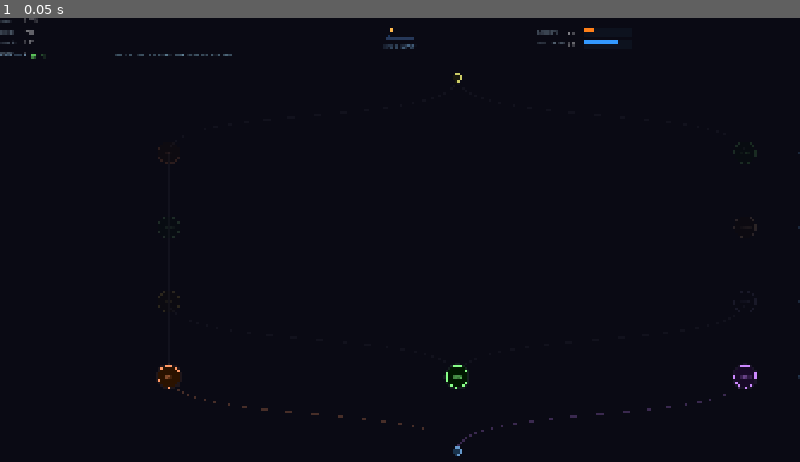
Above: before the commit, frame 1.
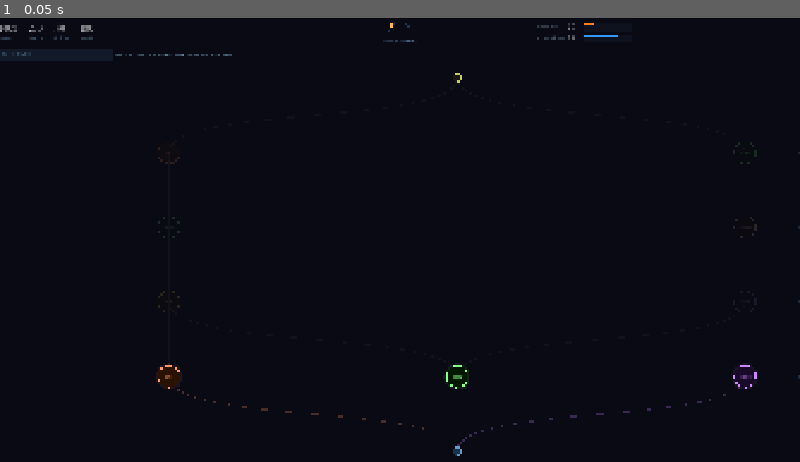
Above: after the commit, the same moment.

Repository: mcgrj/deadreckoning
Game: Godot game, scene res://src/ui/RunScene.tscn
The game is run twice, just before and just after one commit, with the same random seed, the same clock (stepped at 60 frames per second) and the same inputs. This scene is started directly instead of the project's main scene.
Inputs:
- Up to frame 1 (0.05 s): no input

The runs differ from the first frame. In frame 1, 0.4% of the frame differs, in the area x 0-78%, y 0-10%.

Commit message:
fix: resolve screenshot 10 — StatsBar horizontal layout and LogPanel polish
- StatsBar: rename _add_stat_row→_add_stat, accept HBoxContainer parent,
  render value (18px) above key label (11px) per stat — horizontal row,
  vertically centred, matching Burden/Command structure on the right
- LogPanel: remove ● LIVE label (always live, redundant)
- LogPanel: replace raw header with opaque ColorRect (0.07,0.10,0.16) +
  HSeparator so the SHIP'S LOG title never bleeds into the entry feed
- LogPanel: add _prepend_tick_header() — prepends "— Day N · DAWN/DUSK —"
  label + HSeparator divider whenever the tick changes, giving the log
  clear tick-group boundaries

Co-Authored-By: Claude Sonnet 4.6 <noreply@anthropic.com>

Diff:
--- a/game/src/ui/LogPanel.gd
+++ b/game/src/ui/LogPanel.gd
@@ -13,6 +13,7 @@
 var _all_entries: Array[Dictionary] = []
 var _entry_container: VBoxContainer
 var _scroll: ScrollContainer
+var _last_rendered_tick: int = -1
 
 
 func _ready() -> void:
@@ -23,23 +24,21 @@
 	vbox.add_theme_constant_override("separation", 0)
 	add_child(vbox)
 
-	# Header
-	var header := HBoxContainer.new()
-	header.custom_minimum_size.y = 26
-	header.add_theme_constant_override("separation", 4)
-	vbox.add_child(header)
+	# Header — solid background so it never bleeds into the scroll feed
+	var header_bg := ColorRect.new()
+	header_bg.color = Color(0.07, 0.10, 0.16)
+	header_bg.custom_minimum_size.y = 30
+	vbox.add_child(header_bg)
 
 	var title_lbl := Label.new()
 	title_lbl.text = "SHIP'S LOG"
 	title_lbl.add_theme_font_size_override("font_size", 13)
 	title_lbl.add_theme_color_override("font_color", Color(0.5, 0.7, 0.85))
-	header.add_child(title_lbl)
+	title_lbl.set_anchors_and_offsets_preset(Control.PRESET_CENTER_LEFT)
+	title_lbl.position.x = 8
+	header_bg.add_child(title_lbl)
 
-	var live_lbl := Label.new()
-	live_lbl.text = "● LIVE"
-	live_lbl.add_theme_font_size_override("font_size", 13)
-	live_lbl.add_theme_color_override("font_color", Color(0.35, 0.75, 0.35))
-	header.add_child(live_lbl)
+	vbox.add_child(HSeparator.new())
 
 	_scroll = ScrollContainer.new()
 	_scroll.size_flags_vertical = Control.SIZE_EXPAND_FILL
@@ -73,7 +72,30 @@
 	return _all_entries
 
 
+func _prepend_tick_header(tick: int) -> void:
+	var period := "DAWN" if tick % 2 == 0 else "DUSK"
+	var day := tick / 2 + 1
+
+	var sep := HSeparator.new()
+	sep.add_theme_color_override("color", Color(0.2, 0.3, 0.4))
+	_entry_container.add_child(sep)
+	_entry_container.move_child(sep, 0)
+
+	var lbl := Label.new()
+	lbl.text = "— Day %d · %s —" % [day, period]
+	lbl.horizontal_alignment = HORIZONTAL_ALIGNMENT_CENTER
+	lbl.add_theme_font_size_override("font_size", 11)
+	lbl.add_theme_color_override("font_color", Color(0.38, 0.55, 0.72))
+	_entry_container.add_child(lbl)
+	_entry_container.move_child(lbl, 0)
+
+
 func _add_entry_node(entry: Dictionary) -> void:
+	var tick := entry.get("tick", 0) as int
+	if tick != _last_rendered_tick:
+		_prepend_tick_header(tick)
+		_last_rendered_tick = tick
+
 	var hbox := HBoxContainer.new()
 	hbox.add_theme_constant_override("separation", 6)
 	_entry_container.add_child(hbox)
--- a/game/src/ui/StatsBar.gd
+++ b/game/src/ui/StatsBar.gd
@@ -27,17 +27,18 @@
 	root_hbox.add_theme_constant_override("separation", 16)
 	add_child(root_hbox)
 
-	# Left: supply stats — same row-per-stat layout as BURDEN/COMMAND
-	var left := VBoxContainer.new()
+	# Left: supply stats — horizontal row, vertically centred in the bar
+	var left := HBoxContainer.new()
 	left.size_flags_horizontal = Control.SIZE_EXPAND_FILL
 	left.size_flags_vertical = Control.SIZE_SHRINK_CENTER
-	left.add_theme_constant_override("separation", 6)
+	left.add_theme_constant_override("separation", 28)
+	left.alignment = BoxContainer.ALIGNMENT_BEGIN
 	root_hbox.add_child(left)
 
-	_ship_val  = _add_stat_row(left, "SHIP")
-	_food_val  = _add_stat_row(left, "FOOD")
-	_water_val = _add_stat_row(left, "WATER")
-	_rum_val   = _add_stat_row(left, "RUM")
+	_ship_val  = _add_stat(left, "SHIP")
+	_food_val  = _add_stat(left, "FOOD")
+	_water_val = _add_stat(left, "WATER")
+	_rum_val   = _add_stat(left, "RUM")
 
 	# Centre: world clock
 	var centre := HBoxContainer.new()
@@ -117,23 +118,21 @@
 	command_bg.add_child(_command_fill)
 
 
-func _add_stat_row(parent: VBoxContainer, key: String) -> Label:
-	var row := HBoxContainer.new()
-	row.add_theme_constant_override("separation", 8)
-	parent.add_child(row)
+func _add_stat(parent: HBoxContainer, key: String) -> Label:
+	var vbox := VBoxContainer.new()
+	vbox.add_theme_constant_override("separation", 2)
+	parent.add_child(vbox)
+
+	var val := Label.new()
+	val.text = "—"
+	val.add_theme_font_size_override("font_size", 18)
+	vbox.add_child(val)
 
 	var lbl := Label.new()
 	lbl.text = key
 	lbl.add_theme_font_size_override("font_size", 11)
-	lbl.add_theme_color_override("font_color", Color(0.55, 0.65, 0.72))
-	lbl.custom_minimum_size.x = 52
-	row.add_child(lbl)
-
-	var val := Label.new()
-	val.text = "—"
-	val.add_theme_font_size_override("font_size", 14)
-	val.custom_minimum_size.x = 36
-	row.add_child(val)
+	lbl.add_theme_color_override("font_color", Color(0.45, 0.62, 0.72))
+	vbox.add_child(lbl)
 
 	return val
 
